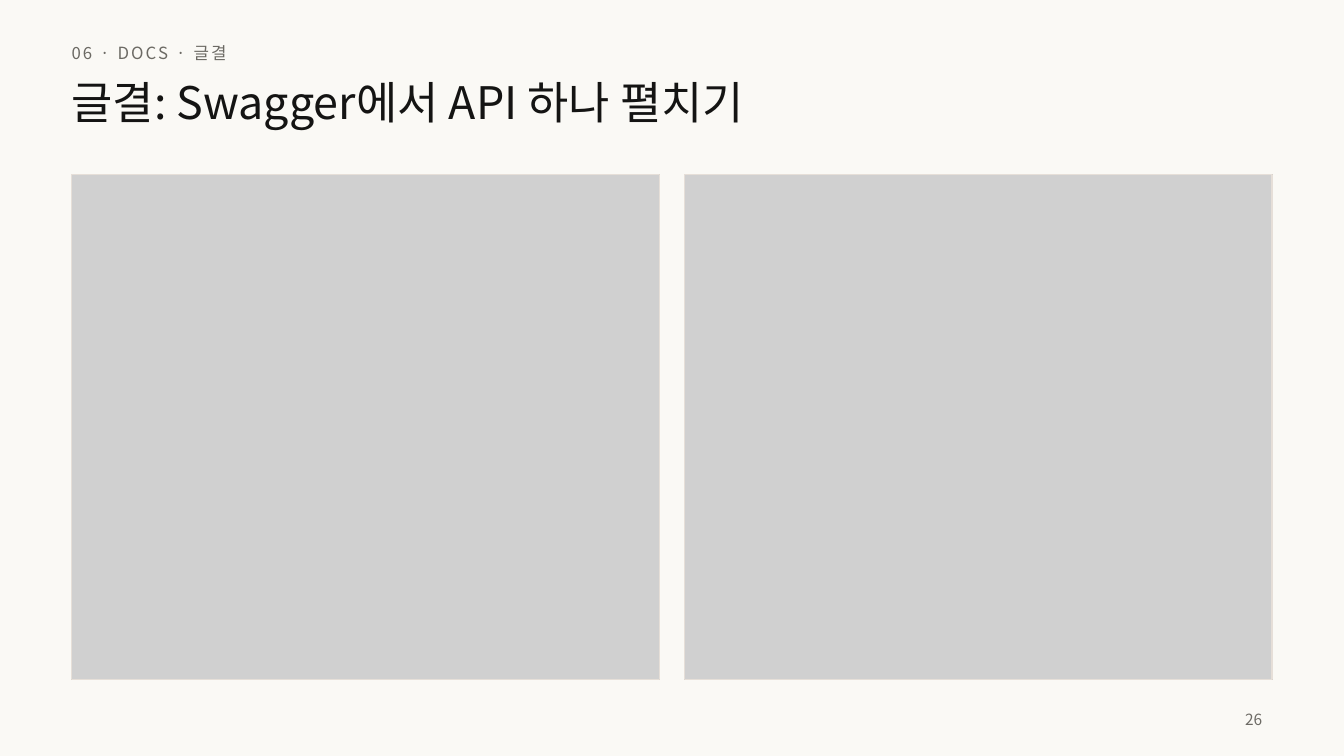
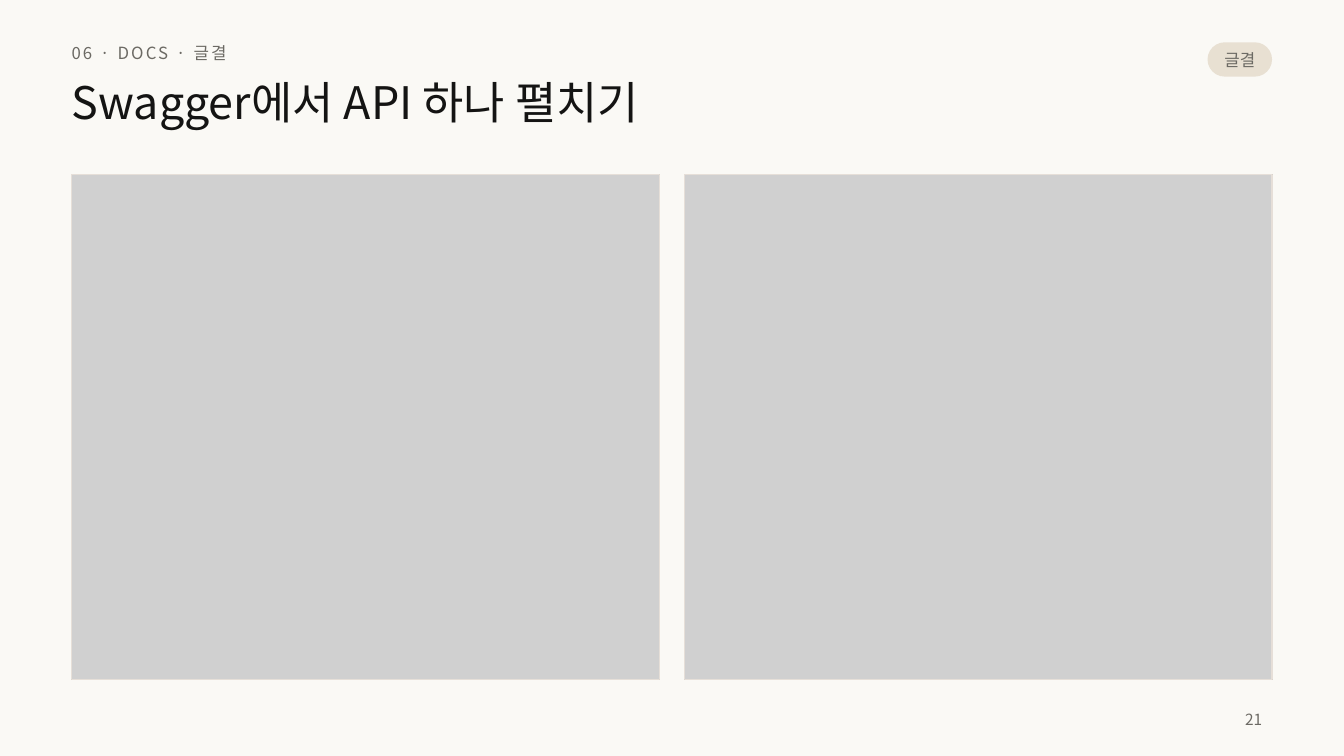
Before and after one commit to home-blog/docs-RESTful, a slide deck: slide 21 of 발표/RESTful-API-설계.pptx (slide 26 before the commit). Drawn at 1344x756 pixels with LibreOffice and Linux fonts; fonts in the diff are those of the drawing; grey boxes stand for pictures. Boxes give left, top, right and bottom in pixels: in the first picture for what was removed or moved away, otherwise in the second. Text is boxed around its words. In the diff, an @@ line names an element or a change of style, - is before the commit and + after.

```diff
--- a/발표/RESTful-API-설계.pptx
+++ b/발표/RESTful-API-설계.pptx
@@ rounded rectangle added at (x1=1208, y1=42, x2=1272, y2=77), fill #E8E0D2 @@
@@ text added at (x1=1224, y1=52, x2=1255, y2=67), 12 pt, text #6C6A64 @@
+글결
@@ title at (x1=72, y1=82, x2=639, y2=130): text changed @@
-글결: Swagger에서 API 하나 펼치기
+Swagger에서 API 하나 펼치기
@@ page number at (x1=1245, y1=713, x2=1262, y2=725): text changed @@
-26
+21
```
Also in this commit, not shown: 10 other slides changed, 23 slides added, 23 slides removed, 4 other files.
